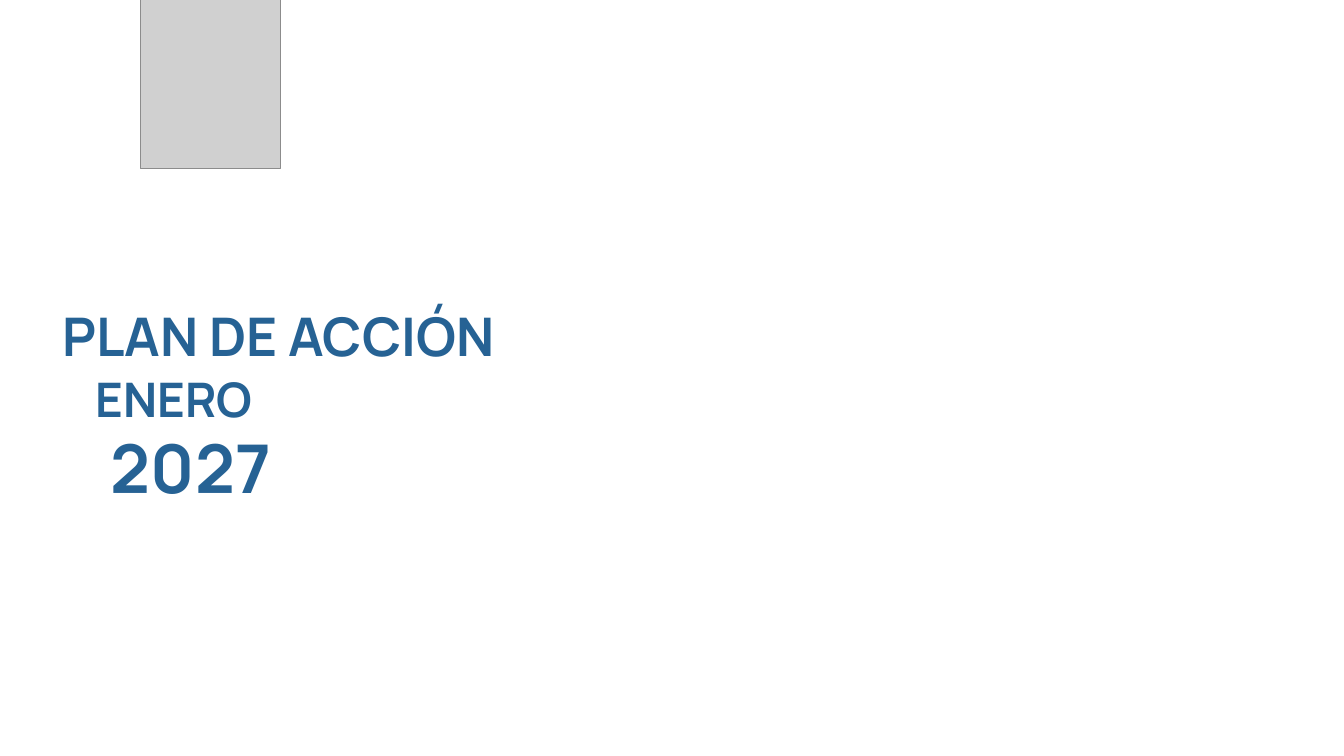
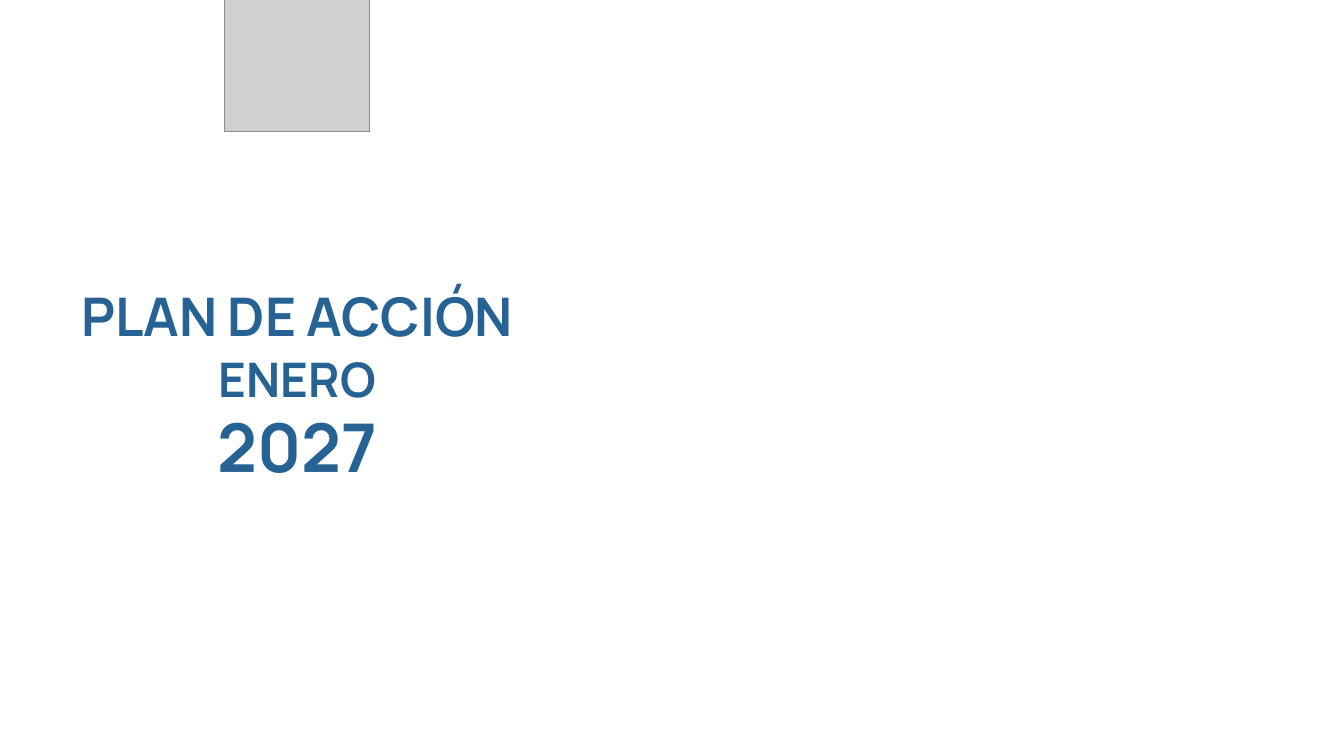
Before and after one commit to dnmcamiloedson-arch/EdUW, a slide deck: slide 1 of presentaciones/Plan_de_Accion_Embajadores_Westhill_2027.pptx. Drawn at 1344x756 pixels with LibreOffice and Linux fonts; fonts in the diff are those of the drawing; grey boxes stand for pictures; background and template pictures are left out. Boxes give left, top, right and bottom in pixels: in the first picture for what was removed or moved away, otherwise in the second. Text is boxed around its words. In the diff, an @@ line names an element or a change of style, - is before the commit and + after.

```diff
--- a/presentaciones/Plan_de_Accion_Embajadores_Westhill_2027.pptx
+++ b/presentaciones/Plan_de_Accion_Embajadores_Westhill_2027.pptx
@@ picture resized from (x1=140, y1=0, x2=280, y2=168) to (x1=225, y1=0, x2=370, y2=132) @@
@@ text "PLAN DE ACCIÓN" moved from (x1=62, y1=307, x2=494, y2=357) to (x1=81, y1=287, x2=513, y2=337) @@
@@ text "ENERO" moved from (x1=96, y1=382, x2=253, y2=418) to (x1=219, y1=362, x2=376, y2=398) @@
@@ alignment left to centre in 3 elements at (x1=219, y1=362, x2=376, y2=398), (x1=81, y1=287, x2=513, y2=337), (x1=217, y1=422, x2=377, y2=473) @@
@@ text "2027" moved from (x1=111, y1=443, x2=271, y2=494) to (x1=217, y1=422, x2=377, y2=473) @@
```
Also in this commit, not shown: 15 other slides changed.
